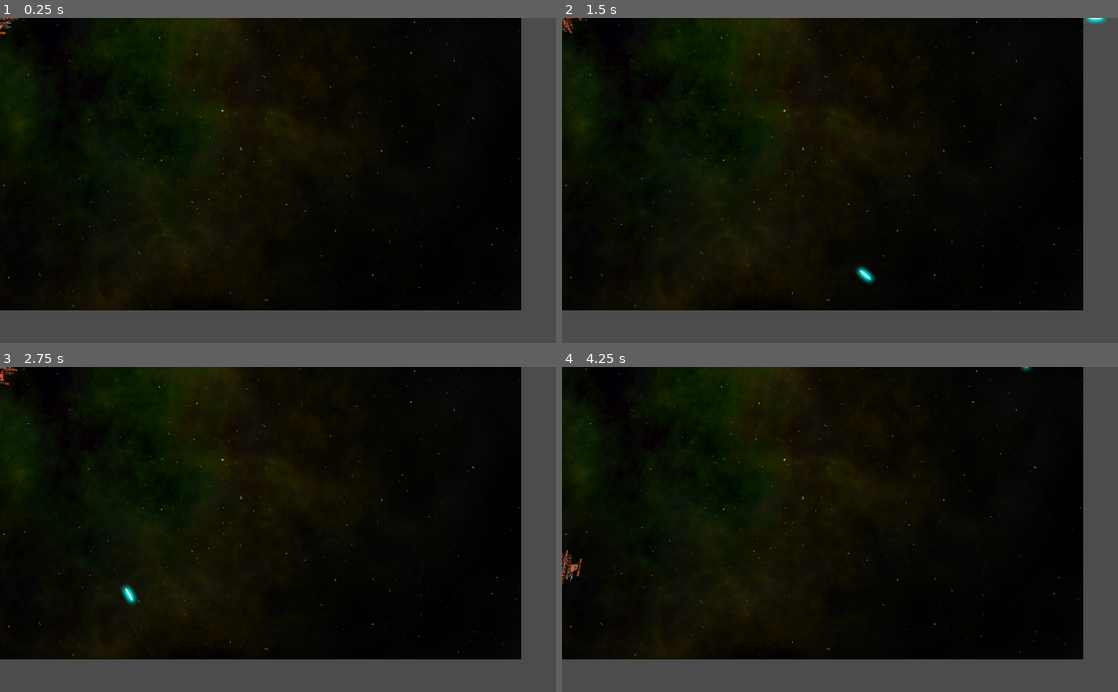
Above: before the commit, frames 1-4 (two rows, left to right).
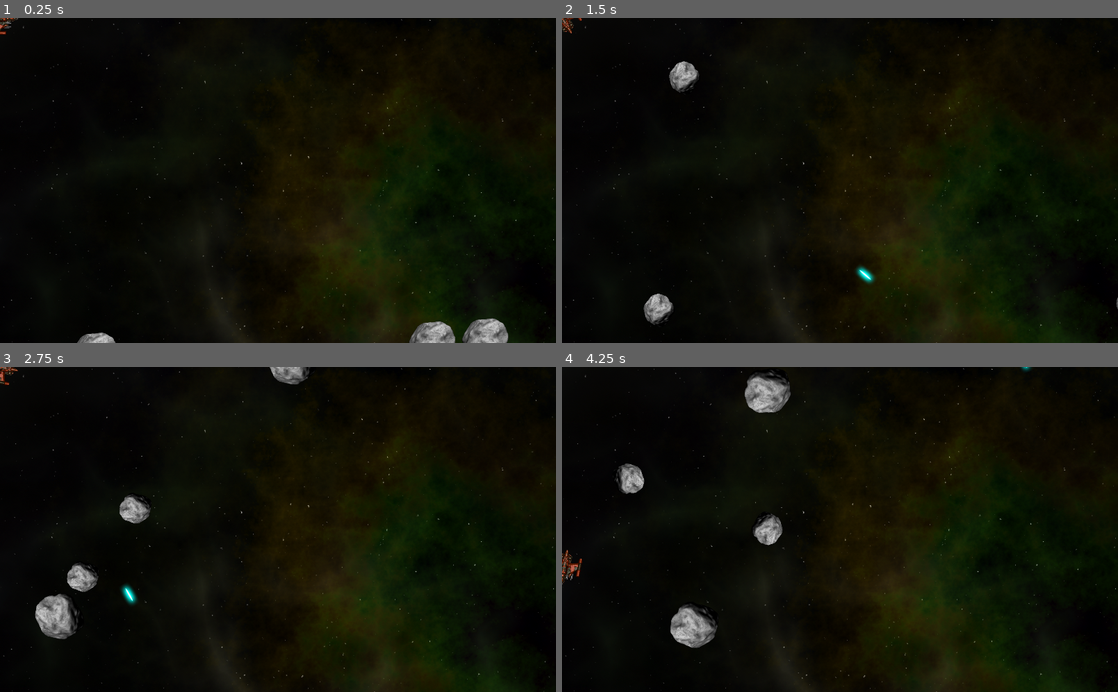
Above: after the commit, the same moments.

Repository: siabard/space_rocks
Game: Godot game, scene res://Main.tscn
The game is run twice, just before and just after one commit, with the same random seed, the same clock (stepped at 60 frames per second) and the same inputs. The project has no main scene, so this scene is started directly.
Inputs:
- Up to frame 1 (0.25 s): no input
- Up to frame 2 (1.5 s): hold Right (rotate_right) 0.53-1.28 s; hold Space (shoot) 0.53-1.28 s; hold Left (rotate_left) from 1.28 s (still down); tap Space (shoot) at 1.35 s
- Up to frame 3 (2.75 s): release Left (rotate_left) at 2.03 s; hold Right (rotate_right) from 2.03 s (still down); hold Space (shoot) from 2.03 s (still down)
- Up to frame 4 (4.25 s): release Right (rotate_right) at 2.78 s; release Space (shoot) at 2.78 s; hold W (thrust) 2.78-3.53 s; tap Space (shoot) at 2.85 s; hold Left (rotate_left) from 3.53 s (still down); hold Space (shoot) from 3.53 s (still down)

The runs differ from the first frame. In frame 1, 25% of the frame differs, in the area x 0-100%, y 0-100%; in frame 2, 26%; in frame 3, 27%; in frame 4, 28%.

Commit message:
폭발 효과 추가. 폭발시 운석 분리됨

Diff:
--- a/Main.gd
+++ b/Main.gd
@@ -1,7 +1,37 @@
 extends Node
 
+export (PackedScene) var Rock
+var screensize
+
+func _ready():
+	randomize()
+	screensize = get_viewport().get_visible_rect().size
+	$Player.screensize = screensize
+	for i in range(3):
+		spawn_rock(3)
+
+func spawn_rock(size, pos = null, vel = null):
+	if !pos:
+		$RockPath/RockSpawn.set_offset(randi())
+		pos = $RockPath/RockSpawn.position
+	if !vel:
+		vel = Vector2(1, 0).rotated( rand_range(0, 2 * PI)) * rand_range(100, 150)
+	var r = Rock.instance()
+	r.screensize = screensize
+	r.start(pos, vel, size)
+	$Rocks.add_child(r)
+	r.connect('exploded', self, '_on_Rock_exploded')
 
 func _on_Player_shoot(bullet, pos, dir):
 	var b = bullet.instance()
 	b.start(pos, dir)
 	add_child(b)
+
+func _on_Rock_exploded(size, radius, pos, vel):
+	if size <= 1:
+		return
+	for offset in [-1, 1]:
+		var dir = (pos - $Player.position).normalized().tangent() * offset
+		var newpos = pos + dir * radius
+		var newvel = dir * vel.length() * 1.1
+		spawn_rock(size -1, newpos, newvel)
--- a/Main.tscn
+++ b/Main.tscn
@@ -1,17 +1,48 @@
-[gd_scene load_steps=4 format=2]
+[gd_scene load_steps=6 format=2]
 
 [ext_resource path="res://Main.gd" type="Script" id=1]
-[ext_resource path="res://assets/space_background.png" type="Texture" id=2]
-[ext_resource path="res://player/Player.tscn" type="PackedScene" id=3]
+[ext_resource path="res://rock/Rock.tscn" type="PackedScene" id=2]
+[ext_resource path="res://assets/space_background.png" type="Texture" id=3]
+[ext_resource path="res://player/Player.tscn" type="PackedScene" id=4]
+
+[sub_resource type="Curve2D" id=1]
+
+bake_interval = 5.0
+_data = {
+"points": PoolVector2Array( 0, 0, 0, 0, 1026.03, 2.10095, 0, 0, 0, 0, 1029.05, 600.515, 0, 0, 0, 0, 2.54779, 599.008 )
+}
+_sections_unfolded = [ "Resource" ]
 
 [node name="Main" type="Node" index="0"]
 
 script = ExtResource( 1 )
+Rock = ExtResource( 2 )
 
 [node name="Background" type="Sprite" parent="." index="0"]
 
-texture = ExtResource( 2 )
+texture = ExtResource( 3 )
+centered = false
+_sections_unfolded = [ "Offset", "Region", "Transform" ]
 
-[node name="Player" parent="." index="1" instance=ExtResource( 3 )]
+[node name="Player" parent="." index="1" instance=ExtResource( 4 )]
+
+[node name="RockPath" type="Path2D" parent="." index="2"]
+
+self_modulate = Color( 0.5, 0.6, 1, 0.7 )
+curve = SubResource( 1 )
+
+[node name="RockSpawn" type="PathFollow2D" parent="RockPath" index="0"]
+
+position = Vector2( 1026.03, 2.10095 )
+rotation = 1.56573
+offset = 0.0
+h_offset = 0.0
+v_offset = 0.0
+rotate = true
+cubic_interp = true
+loop = true
+lookahead = 4.0
+
+[node name="Rocks" type="Node" parent="." index="3"]
 
 [connection signal="shoot" from="Player" to="." method="_on_Player_shoot"]
--- /dev/null
+++ b/Rock.gd
@@ -0,0 +1,45 @@
+extends RigidBody2D
+
+signal exploded
+
+var screensize = Vector2()
+var size
+var radius
+var scale_factor = 0.2
+
+func start(pos, vel, _size):
+	$Explosion.scale = Vector2(0.75, 0.75) * _size
+	position = pos
+	size = _size
+	mass = 1.5 * size
+	$Sprite.scale = Vector2(1,1) * scale_factor * size
+	radius = int( $Sprite.texture.get_size().x / 2 * scale_factor * size)
+	var shape = CircleShape2D.new()
+	shape.radius = radius
+	$CollisionShape2D.shape = shape
+	linear_velocity = vel
+	angular_velocity = rand_range(-1.5, -1.5)
+
+func _integrate_forces(physics_state):
+	var xform = physics_state.get_transform()
+	if xform.origin.x > screensize.x + radius:
+		xform.origin.x = 0 - radius
+	if xform.origin.x < 0 - radius:
+		xform.origin.x = screensize.x + radius
+	if xform.origin.y > screensize.y + radius:
+		xform.origin.y = 0 - radius
+	if xform.origin.y < 0 - radius:
+		xform.origin.y = screensize.y + radius
+	physics_state.set_transform(xform)
+
+func explode():
+	layers = 0
+	$Sprite.hide()
+	$Explosion/AnimationPlayer.play("explotion")
+	emit_signal("exploded", size, radius, position, linear_velocity)
+	linear_velocity = Vector2()
+	angular_velocity = 0
+	pass
+
+func _on_AnimationPlayer_animation_finished(anim_name):
+	queue_free()
--- /dev/null
+++ b/explosion/Explosion.tscn
@@ -0,0 +1,39 @@
+[gd_scene load_steps=3 format=2]
+
+[ext_resource path="res://assets/explosion 3.png" type="Texture" id=1]
+
+[sub_resource type="Animation" id=1]
+
+resource_name = "explotion"
+length = 0.64
+loop = false
+step = 0.01
+tracks/0/type = "value"
+tracks/0/path = NodePath(".:frame")
+tracks/0/interp = 1
+tracks/0/loop_wrap = true
+tracks/0/imported = false
+tracks/0/enabled = true
+tracks/0/keys = {
+"times": PoolRealArray( 0, 0.01, 0.02, 0.03, 0.04, 0.05, 0.06, 0.07, 0.08, 0.09, 0.1, 0.11, 0.12, 0.13, 0.14, 0.15, 0.16, 0.17, 0.18, 0.19, 0.2, 0.21, 0.22, 0.23, 0.24, 0.25, 0.26, 0.27, 0.28, 0.29, 0.3, 0.31, 0.32, 0.33, 0.34, 0.35, 0.36, 0.37, 0.38, 0.39, 0.4, 0.41, 0.42, 0.43, 0.44, 0.45, 0.46, 0.47, 0.48, 0.49, 0.5, 0.51, 0.52, 0.53, 0.54, 0.55, 0.56, 0.57, 0.58, 0.59, 0.6, 0.61, 0.62 ),
+"transitions": PoolRealArray( 1, 1, 1, 1, 1, 1, 1, 1, 1, 1, 1, 1, 1, 1, 1, 1, 1, 1, 1, 1, 1, 1, 1, 1, 1, 1, 1, 1, 1, 1, 1, 1, 1, 1, 1, 1, 1, 1, 1, 1, 1, 1, 1, 1, 1, 1, 1, 1, 1, 1, 1, 1, 1, 1, 1, 1, 1, 1, 1, 1, 1, 1, 1 ),
+"update": 1,
+"values": [ 1, 2, 3, 4, 5, 6, 7, 8, 9, 10, 11, 12, 13, 14, 15, 16, 17, 18, 19, 20, 21, 22, 23, 24, 25, 26, 27, 28, 29, 30, 31, 32, 33, 34, 35, 36, 37, 38, 39, 40, 41, 42, 43, 44, 45, 46, 47, 48, 49, 50, 51, 52, 53, 54, 55, 56, 57, 58, 59, 60, 61, 62, 63 ]
+}
+
+[node name="Explosion" type="Sprite"]
+
+texture = ExtResource( 1 )
+vframes = 8
+hframes = 8
+_sections_unfolded = [ "Animation", "Region" ]
+
+[node name="AnimationPlayer" type="AnimationPlayer" parent="." index="0"]
+
+root_node = NodePath("..")
+autoplay = ""
+playback_process_mode = 1
+playback_default_blend_time = 0.0
+playback_speed = 1.0
+anims/explotion = SubResource( 1 )
+blend_times = [  ]
--- /dev/null
+++ b/rock/Rock.tscn
@@ -0,0 +1,46 @@
+[gd_scene load_steps=4 format=2]
+
+[ext_resource path="res://Rock.gd" type="Script" id=1]
+[ext_resource path="res://assets/rock.png" type="Texture" id=2]
+[ext_resource path="res://explosion/Explosion.tscn" type="PackedScene" id=3]
+
+[node name="Rock" type="RigidBody2D" groups=[
+"rocks",
+]]
+
+input_pickable = false
+collision_layer = 1
+collision_mask = 1
+mode = 0
+mass = 1.0
+friction = 1.0
+bounce = 1.0
+gravity_scale = 1.0
+custom_integrator = false
+continuous_cd = 0
+contacts_reported = 0
+contact_monitor = false
+sleeping = false
+can_sleep = true
+linear_velocity = Vector2( 0, 0 )
+linear_damp = 0.0
+angular_velocity = 0.0
+angular_damp = 0.0
+script = ExtResource( 1 )
+_sections_unfolded = [ "Angular", "Collision", "Linear" ]
+__meta__ = {
+"_edit_group_": true
+}
+
+[node name="Sprite" type="Sprite" parent="." index="0"]
+
+texture = ExtResource( 2 )
+
+[node name="CollisionShape2D" type="CollisionShape2D" parent="." index="1"]
+
+[node name="Explosion" parent="." index="2" instance=ExtResource( 3 )]
+
+[connection signal="animation_finished" from="Explosion/AnimationPlayer" to="." method="_on_AnimationPlayer_animation_finished"]
+
+
+[editable path="Explosion"]
